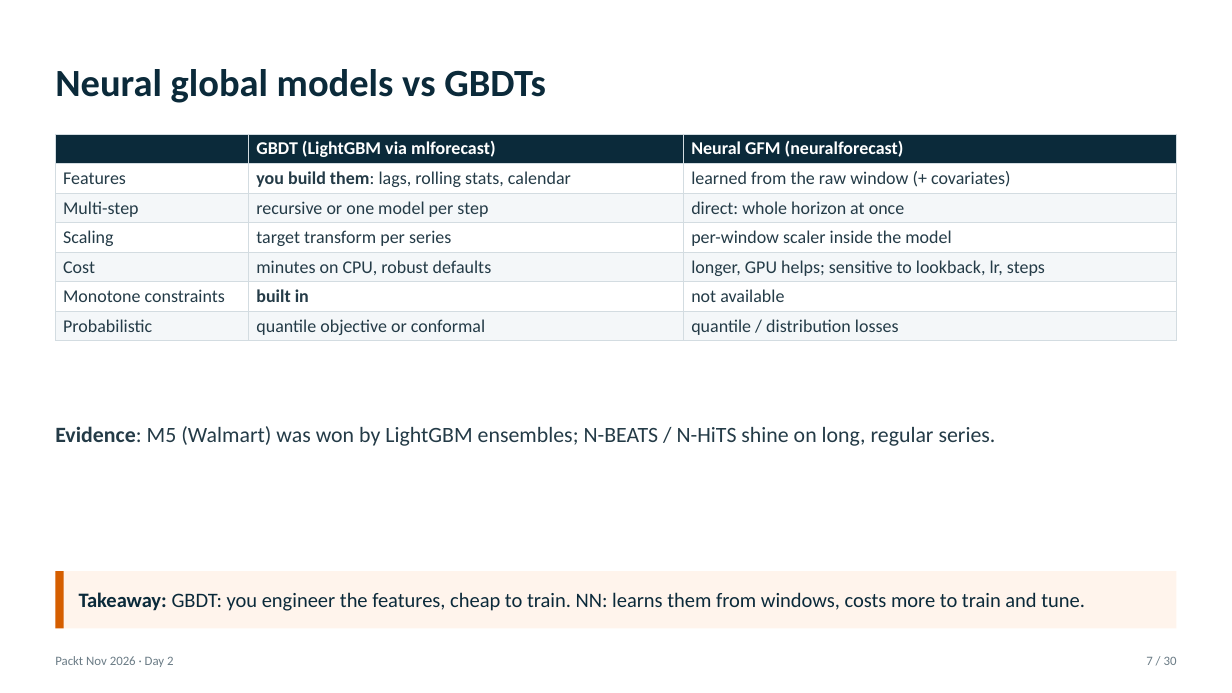
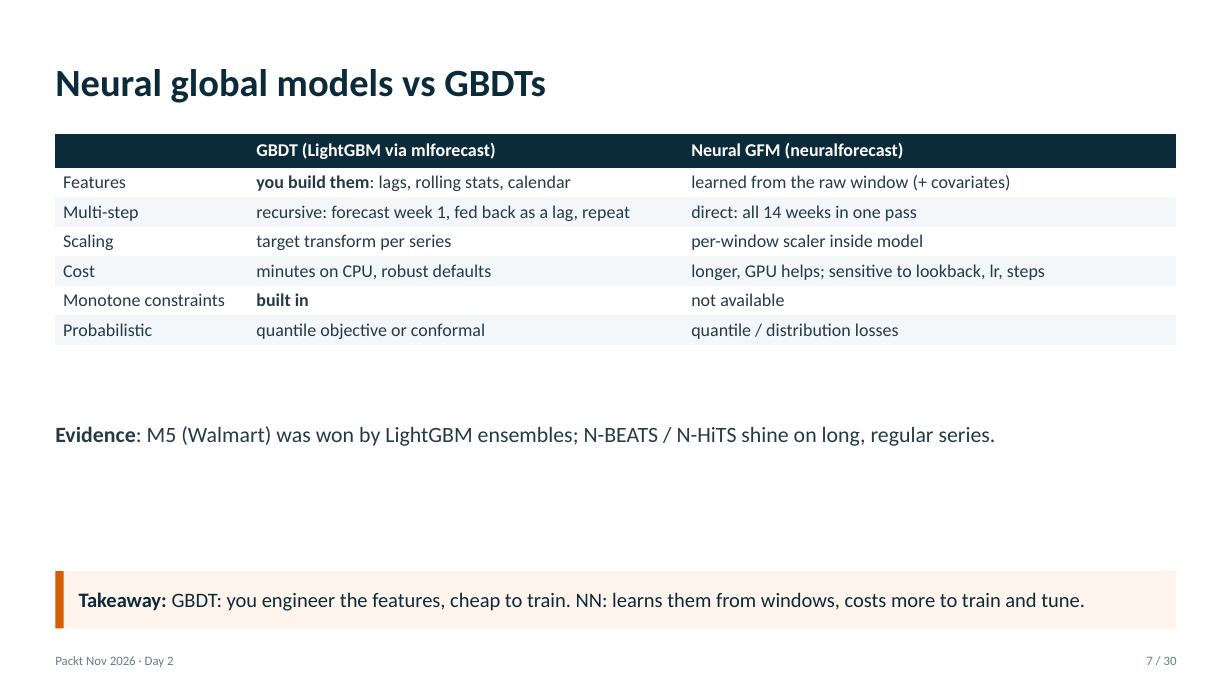
Before and after one commit to tackes/time-series-forecasting-bootcamp, a slide deck: slide 8 of day2_neural/slides_full/day2_slides.pptx (slide 7 before the commit). Drawn at 1232x693 pixels with LibreOffice and Linux fonts; fonts in the diff are those of the drawing. Boxes give left, top, right and bottom in pixels: in the first picture for what was removed or moved away, otherwise in the second. Text is boxed around its words. In the diff, an @@ line names an element or a change of style, - is before the commit and + after.

```diff
--- a/day2_neural/slides_full/day2_slides.pptx
+++ b/day2_neural/slides_full/day2_slides.pptx
@@ table at <box>55,134,1177,437</box> @@
-row 3, column 2: recursive or one model per step
+row 3, column 2: recursive: forecast week 1, fed back as a lag, repeat
-row 3, column 3: direct: whole horizon at once
+row 3, column 3: direct: all 14 weeks in one pass
-row 4, column 3: per-window scaler inside the model
+row 4, column 3: per-window scaler inside model
@@ borders changed @@
```
Also in this commit, not shown: 25 other slides changed, 9 slides added, 2 slides removed, 1 other file.
